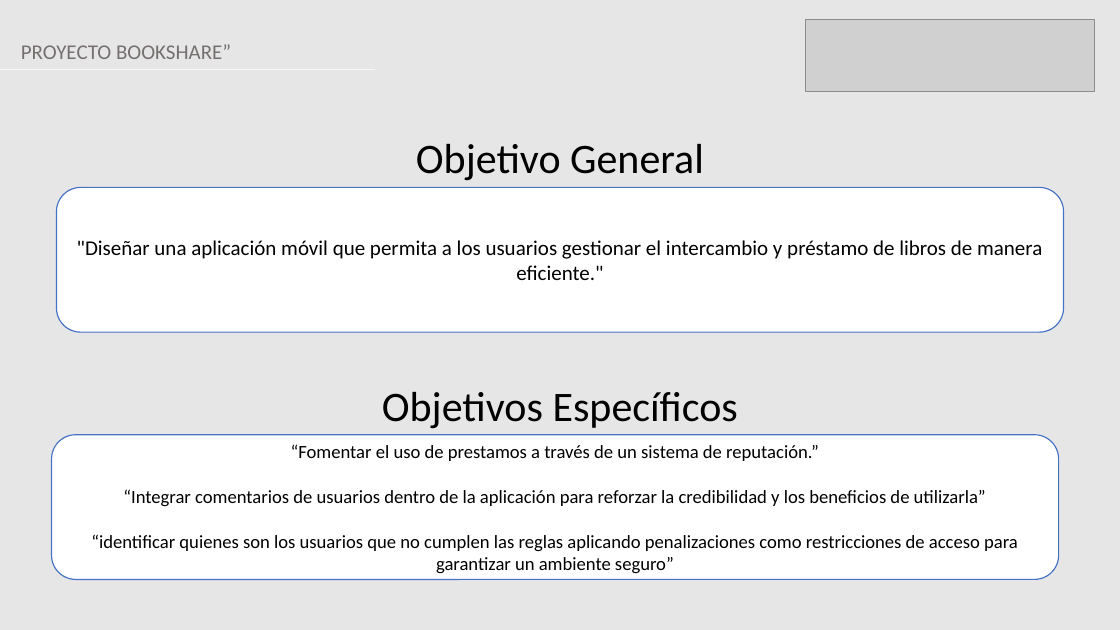
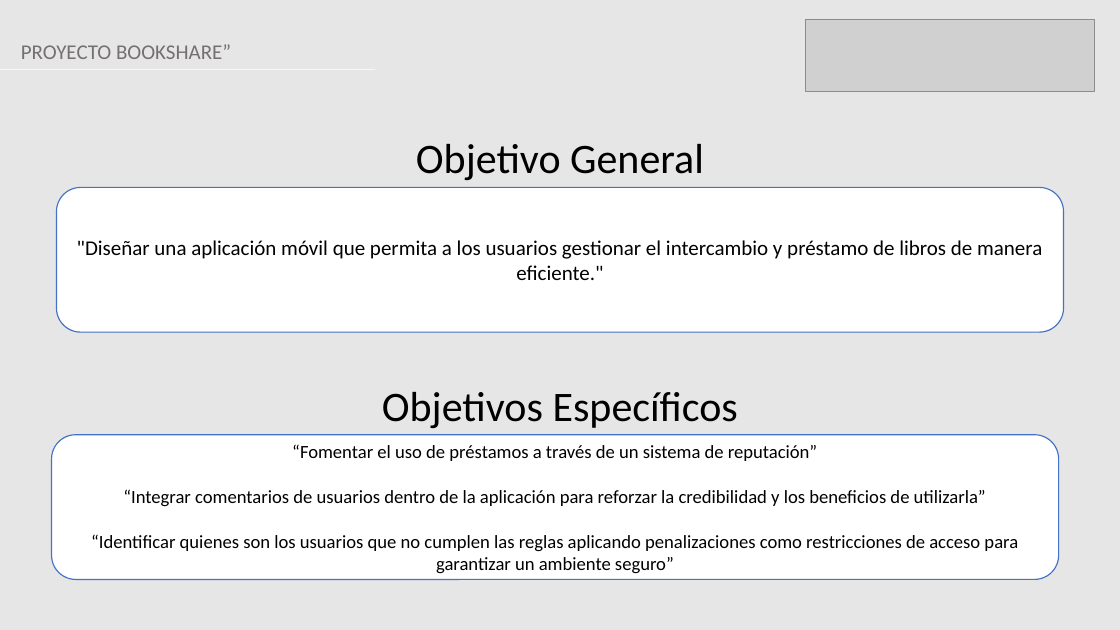
Before and after one commit to Zer0sBl4ck/capstone2024-2, a slide deck: slide 4 of Fase 3/Presentación Proyecto.pptx. Drawn at 1120x630 pixels with LibreOffice and Linux fonts; fonts in the diff are those of the drawing; grey boxes stand for pictures. Boxes give left, top, right and bottom in pixels: in the first picture for what was removed or moved away, otherwise in the second. Text is boxed around its words. In the diff, an @@ line names an element or a change of style, - is before the commit and + after.

```diff
--- a/Fase 3/Presentación Proyecto.pptx
+++ b/Fase 3/Presentación Proyecto.pptx
@@ text in rounded rectangle at (292, 444, 817, 461): text changed @@
-“Fomentar el uso de prestamos a través de un sistema de reputación.”
+“Fomentar el uso de préstamos a través de un sistema de reputación”
@@ text in rounded rectangle at (91, 534, 1018, 574): text changed @@
-“identificar quienes son los usuarios que no cumplen las reglas aplicando penalizaciones como restricciones de acceso para garantizar un ambiente seguro”
+“Identificar quienes son los usuarios que no cumplen las reglas aplicando penalizaciones como restricciones de acceso para garantizar un ambiente seguro”
```
Also in this commit, not shown: 4 other slides changed, 2 other files.
